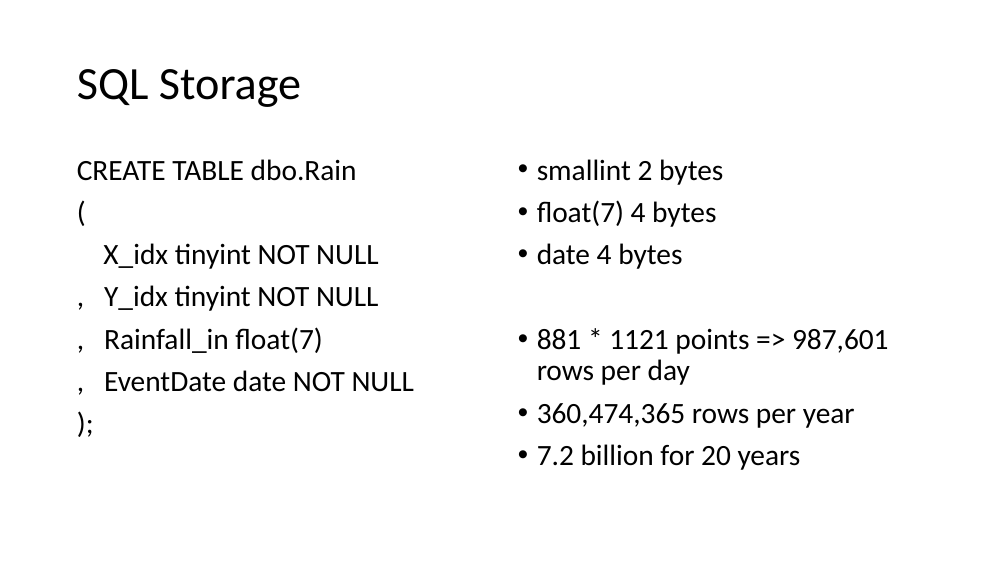
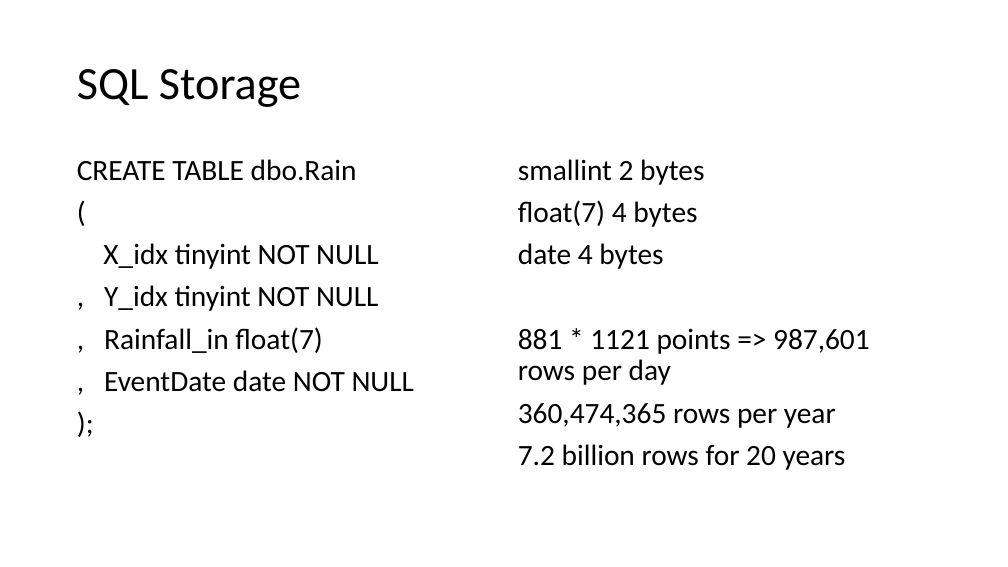
Before and after one commit to billinkc/presentations, a slide deck: slide 22 of IntegratingWeatherData/IntegratingWeatherData.pptx. Drawn at 1008x567 pixels with LibreOffice and Linux fonts; fonts in the diff are those of the drawing. Boxes give left, top, right and bottom in pixels: in the first picture for what was removed or moved away, otherwise in the second. Text is boxed around its words. In the diff, an @@ line names an element or a change of style, - is before the commit and + after.

```diff
--- a/IntegratingWeatherData/IntegratingWeatherData.pptx
+++ b/IntegratingWeatherData/IntegratingWeatherData.pptx
@@ text at box(518, 159, 870, 428): bullet • to none @@
@@ text at box(518, 444, 846, 470): text changed @@
-• 7.2 billion for 20 years
+7.2 billion rows for 20 years
```
Also in this commit, not shown: 3 other slides changed, 1 slide added, 1 slide removed, 8 other files.
